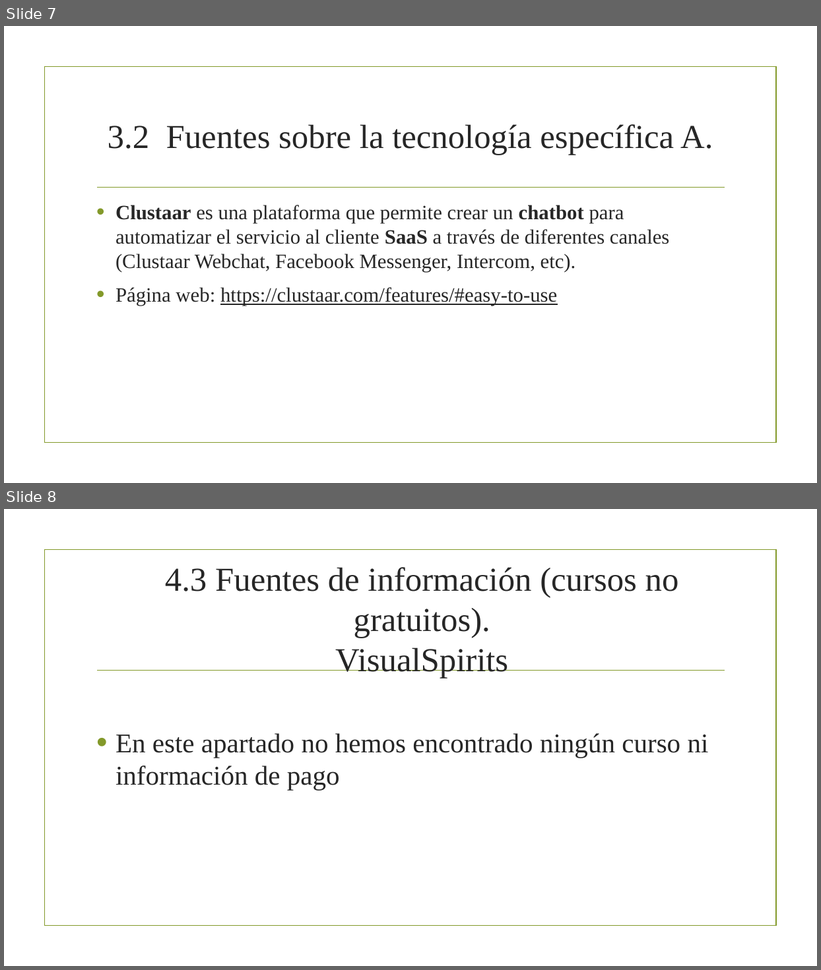
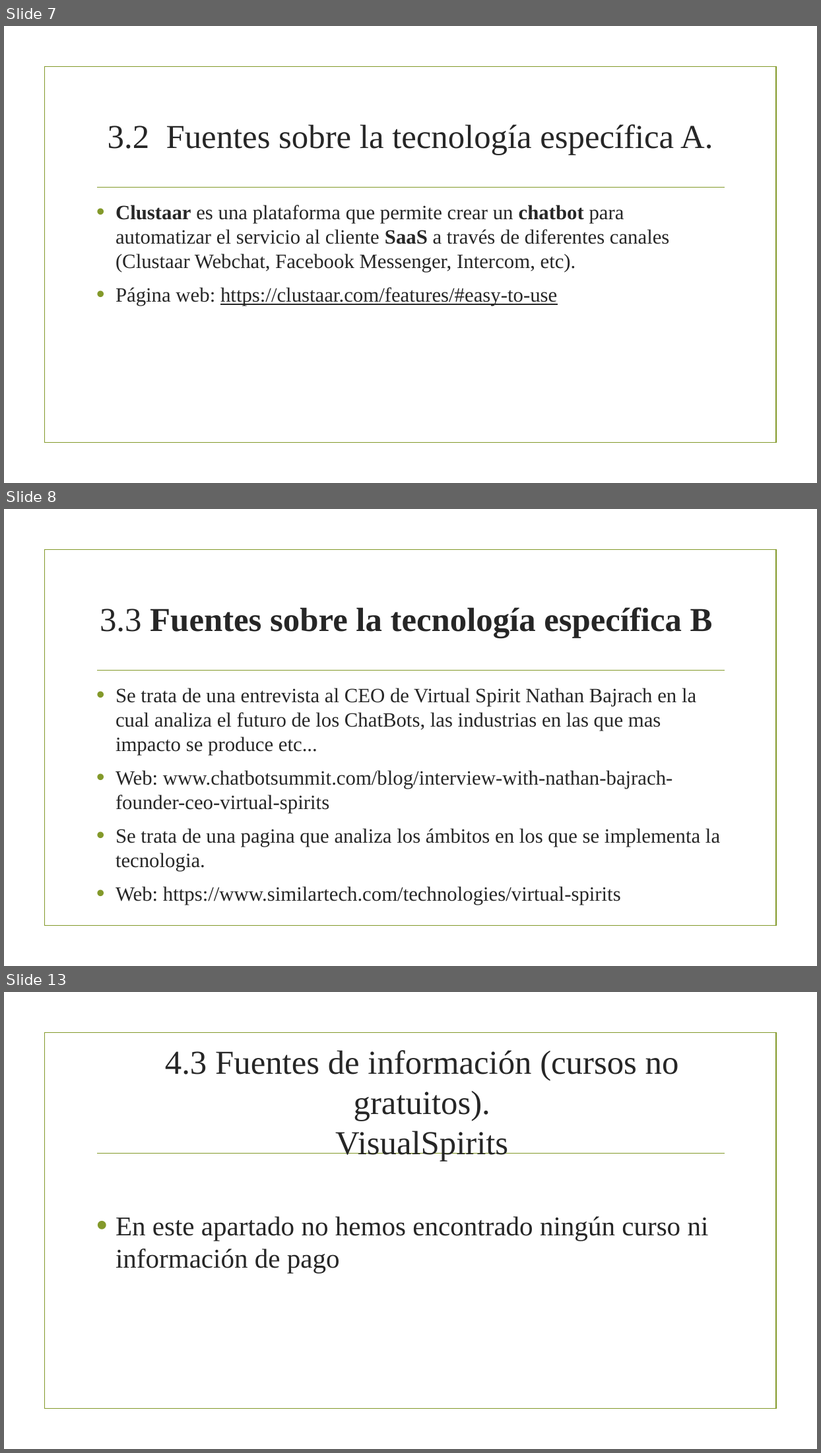
Before and after one commit to RubenDeLuzCalvete/TG1, a slide deck: TG1_final.pptx. Shown one above the other, each under a label of ours: slides 7 and 8 before the commit, slides 7, 8 and 13 after it; the slides between them are not shown. The pictures are 821x970 and 821x1453 pixels, drawn with LibreOffice and Linux fonts; fonts in the diff are those of the drawing; background and template pictures are left out. Boxes give left, top, right and bottom in pixels: in the first picture for what was removed or moved away, otherwise in the second. Text is boxed around its words. In the diff, an @@ line names an element or a change of style, - is before the commit and + after.

```diff
--- a/TG1_final.pptx
+++ b/TG1_final.pptx
@@ slide 8 added at (4, 509, 817, 966), background picture (left out); not listed: 2 template elements that a slide beside it also shows @@
@@ title added at (100, 607, 713, 638), 39.6 pt, text #262626, bold @@
+3.3 Fuentes sobre la tecnología específica B
@@ text added at (116, 688, 720, 905), 24 pt, text #262626 @@
+• Se trata de una entrevista al CEO de Virtual Spirit Nathan Bajrach en la cual analiza el futuro de los ChatBots, las industrias en las que mas impacto se produce etc...
+• Web: www.chatbotsummit.com/blog/interview-with-nathan-bajrach-founder-ceo-virtual-spirits
+• Se trata de una pagina que analiza los ámbitos en los que se implementa la tecnologia.
+• Web: https://www.similartech.com/technologies/virtual-spirits
@@ what was slide 8 is now slide 13 @@
```
Also in this commit, not shown: 4 other slides added.
